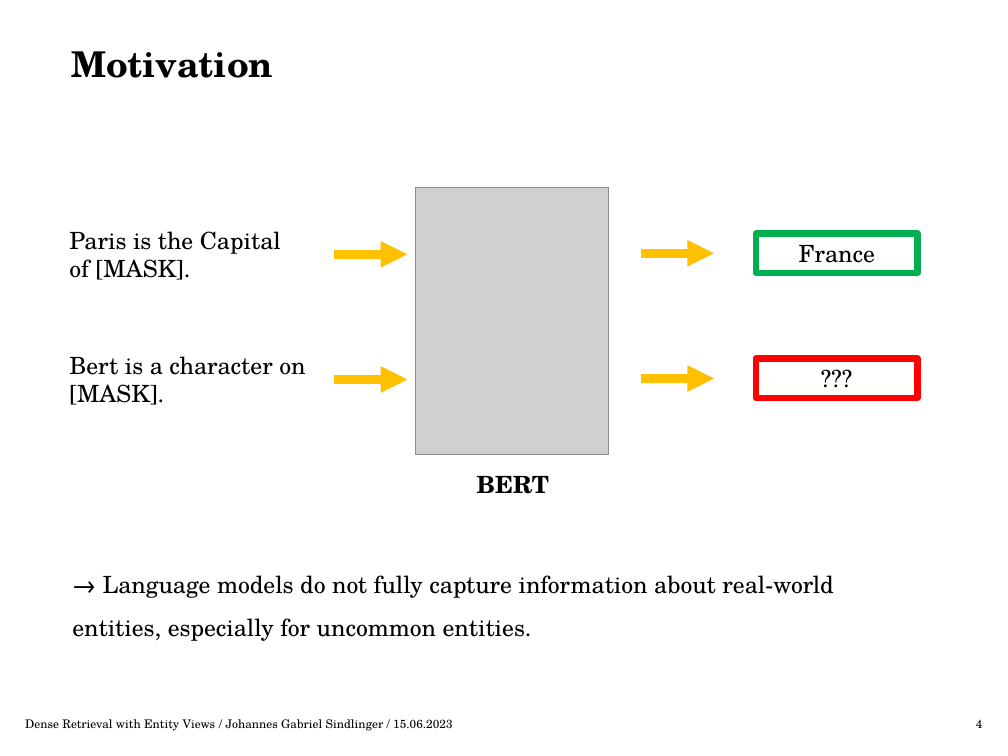
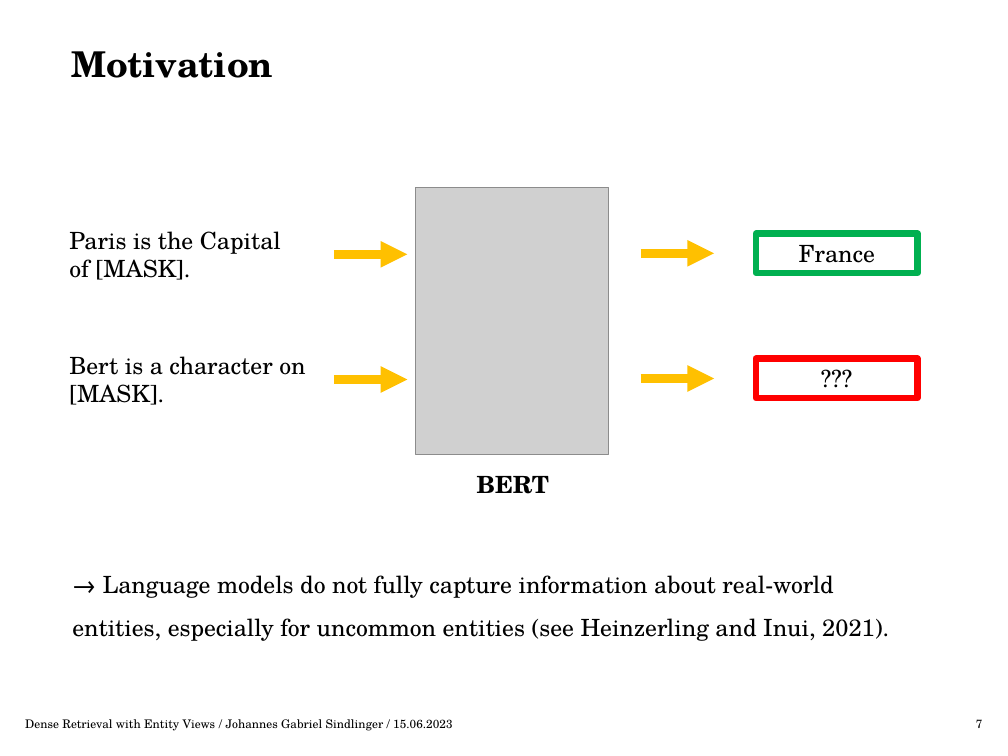
Before and after one commit to gsindlinger/Dense_Retrieval_With_Entities_Seminar, a slide deck: slide 7 of Präsentation.pptx (slide 4 before the commit). Drawn at 1008x756 pixels with LibreOffice and Linux fonts; fonts in the diff are those of the drawing; grey boxes stand for pictures; background and template pictures are left out. Boxes give left, top, right and bottom in pixels: in the first picture for what was removed or moved away, otherwise in the second. Text is boxed around its words. In the diff, an @@ line names an element or a change of style, - is before the commit and + after.

```diff
--- a/Präsentation.pptx
+++ b/Präsentation.pptx
@@ text at (72, 575, 889, 641): text changed @@
-→ Language models do not fully capture information about real-world entities, especially for uncommon entities.
+→ Language models do not fully capture information about real-world entities, especially for uncommon entities (see Heinzerling and Inui, 2021).
@@ page number at (976, 719, 983, 728): text changed @@
-4
+7
```
Also in this commit, not shown: 5 other slides changed, 21 slides added, 22 other files.
